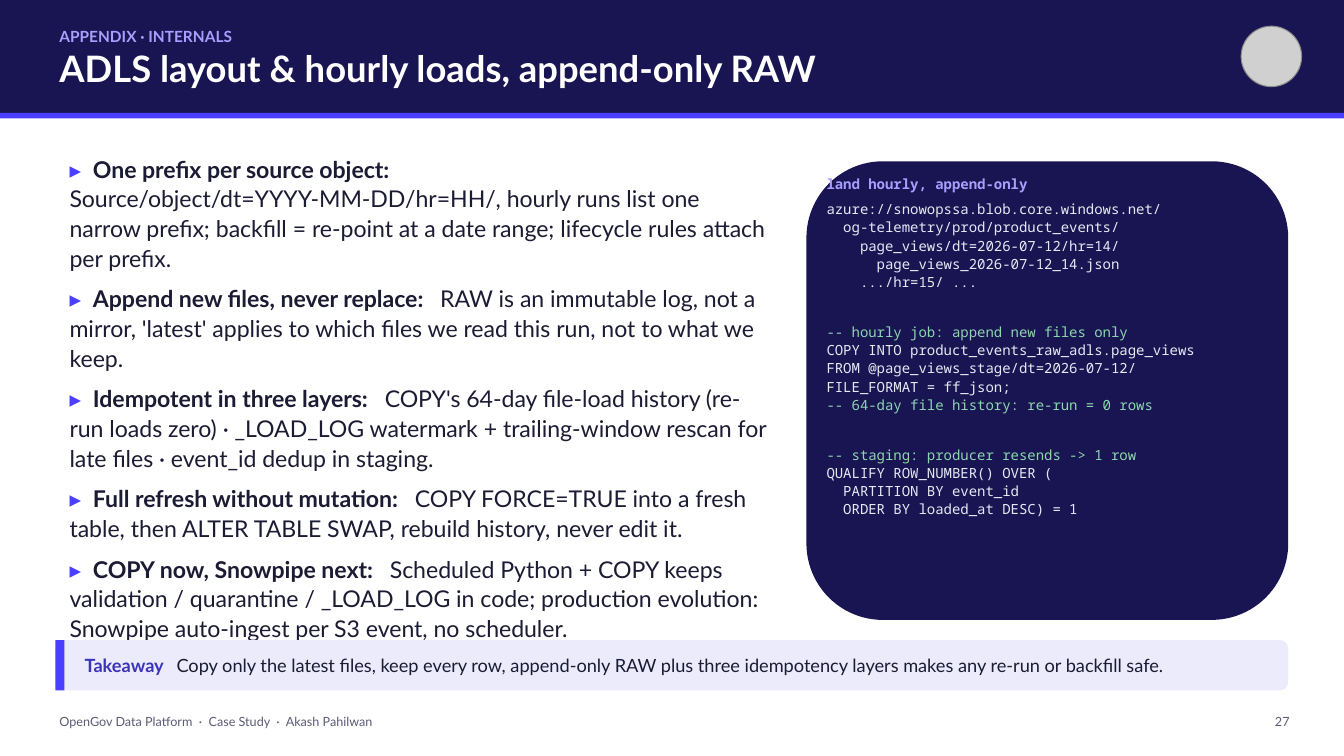
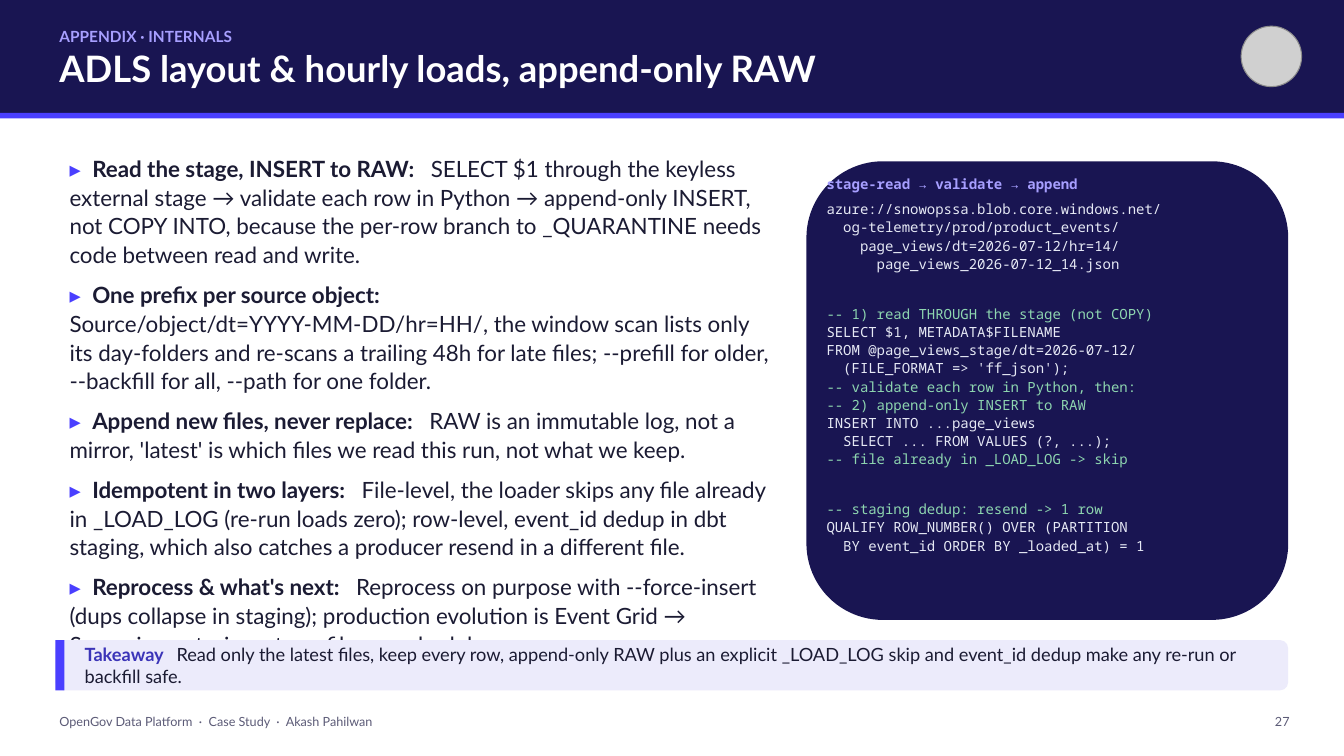
Before and after one commit to akashpahilwan/OpenGovPOC, a slide deck: slide 30 of presentation/OpenGov_Data_Platform_CaseStudy.pptx. Drawn at 1344x756 pixels with LibreOffice and Linux fonts; fonts in the diff are those of the drawing; grey boxes stand for pictures. Boxes give left, top, right and bottom in pixels: in the first picture for what was removed or moved away, otherwise in the second. Text is boxed around its words. In the diff, an @@ line names an element or a change of style, - is before the commit and + after.

```diff
--- a/presentation/OpenGov_Data_Platform_CaseStudy.pptx
+++ b/presentation/OpenGov_Data_Platform_CaseStudy.pptx
@@ text at [70, 158, 769, 628]: text changed; size 16.5 to 16 pt @@
-▸ One prefix per source object: Source/object/dt=YYYY-MM-DD/hr=HH/, hourly runs list one narrow prefix; backfill = re-point at a date range; lifecycle rules attach per prefix.
-▸ Append new files, never replace: RAW is an immutable log, not a mirror, 'latest' applies to which files we read this run, not to what we keep.
-▸ Idempotent in three layers: COPY's 64-day file-load history (re-run loads zero) · _LOAD_LOG watermark + trailing-window rescan for late files · event_id dedup in staging.
-▸ Full refresh without mutation: COPY FORCE=TRUE into a fresh table, then ALTER TABLE SWAP, rebuild history, never edit it.
-▸ COPY now, Snowpipe next: Scheduled Python + COPY keeps validation / quarantine / _LOAD_LOG in code; production evolution: Snowpipe auto-ingest per S3 event, no scheduler.
+▸ Read the stage, INSERT to RAW: SELECT $1 through the keyless external stage → validate each row in Python → append-only INSERT, not COPY INTO, because the per-row branch to _QUARANTINE needs code between read and write.
+▸ One prefix per source object: Source/object/dt=YYYY-MM-DD/hr=HH/, the window scan lists only its day-folders and re-scans a trailing 48h for late files; --prefill for older, --backfill for all, --path for one folder.
+▸ Append new files, never replace: RAW is an immutable log, not a mirror, 'latest' is which files we read this run, not what we keep.
+▸ Idempotent in two layers: File-level, the loader skips any file already in _LOAD_LOG (re-run loads zero); row-level, event_id dedup in dbt staging, which also catches a producer resend in a different file.
+▸ Reprocess & what's next: Reprocess on purpose with --force-insert (dups collapse in staging); production evolution is Event Grid → Snowpipe auto-ingest per file, no scheduler.
@@ text at [827, 175, 1077, 193]: text changed @@
-land hourly, append-only
+stage-read → validate → append
@@ text at [827, 308, 1153, 339]: text changed; text colour #E6E9F5 to #8ED6B0 @@
-.../hr=15/ ...
--- hourly job: append new files only
-COPY INTO product_events_raw_adls.page_views
+-- 1) read THROUGH the stage (not COPY)
+SELECT $1, METADATA$FILENAME
@@ text at [827, 362, 1144, 554]: text changed @@
-FILE_FORMAT = ff_json;
--- 64-day file history: re-run = 0 rows
--- staging: producer resends -> 1 row
-QUALIFY ROW_NUMBER() OVER (
-PARTITION BY event_id
-ORDER BY loaded_at DESC) = 1
+(FILE_FORMAT => 'ff_json');
+-- validate each row in Python, then:
+-- 2) append-only INSERT to RAW
+INSERT INTO ...page_views
+SELECT ... FROM VALUES (?, ...);
+-- file already in _LOAD_LOG -> skip
+-- staging dedup: resend -> 1 row
+QUALIFY ROW_NUMBER() OVER (PARTITION
+BY event_id ORDER BY _loaded_at) = 1
@@ text at [85, 647, 1236, 683]: text changed @@
-Takeaway Copy only the latest files, keep every row, append-only RAW plus three idempotency layers makes any re-run or backfill safe.
+Takeaway Read only the latest files, keep every row, append-only RAW plus an explicit _LOAD_LOG skip and event_id dedup make any re-run or backfill safe.
```
Also in this commit, not shown: 5 other slides changed, 2 other files.
